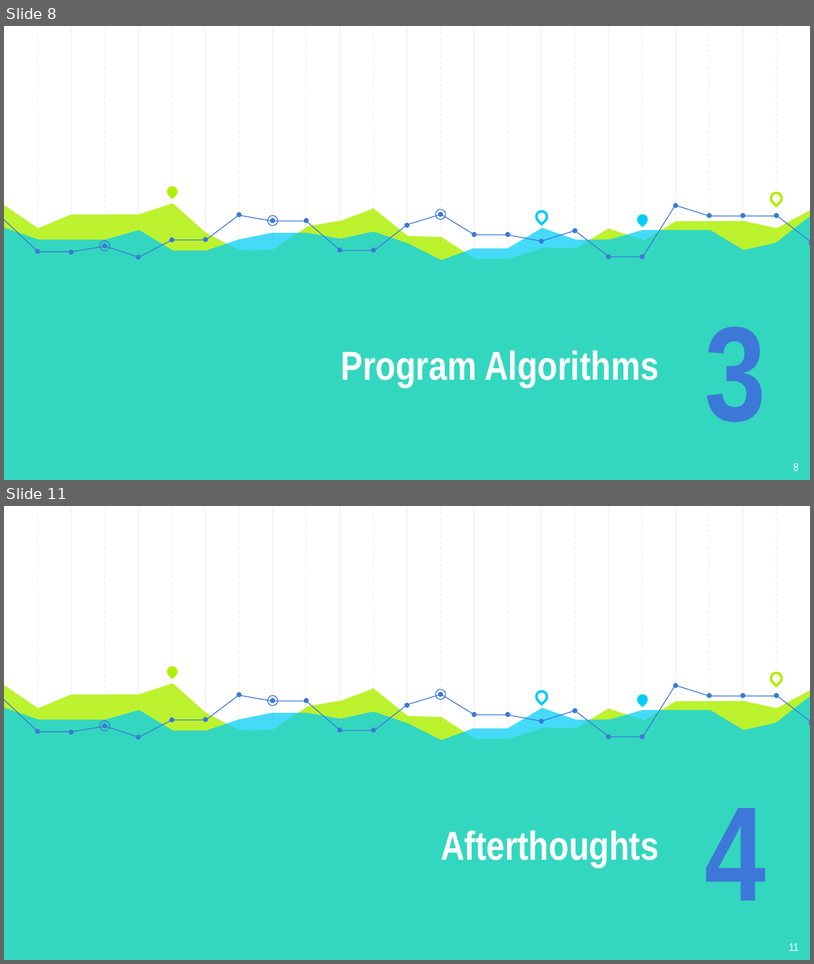
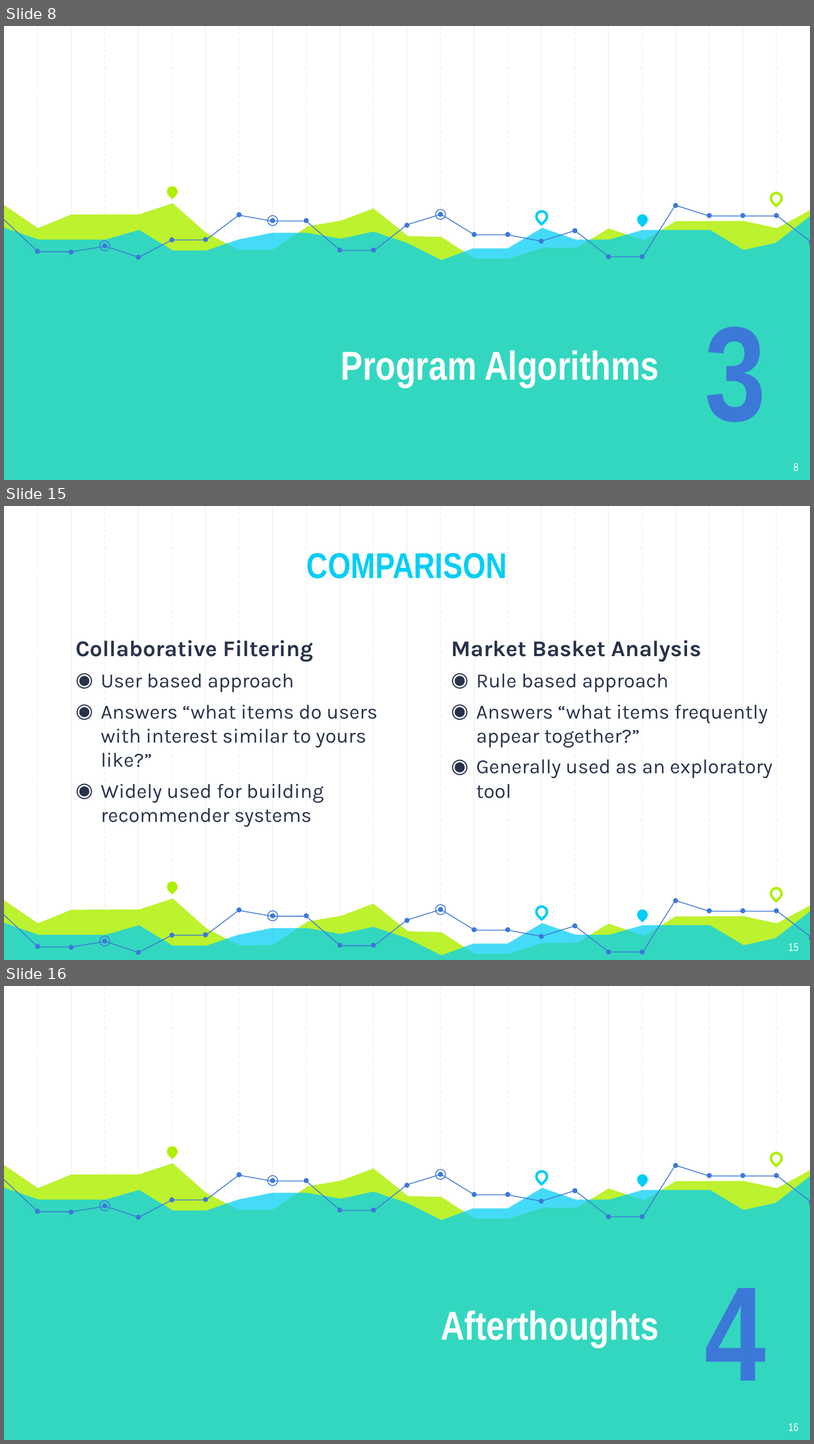
Before and after one commit to Andyayk/app, a slide deck: Graph Based Search.pptx. Shown one above the other, each under a label of ours: slides 8 and 11 before the commit, slides 8, 15 and 16 after it; the slides between them are not shown. The pictures are 814x964 and 814x1444 pixels, drawn with LibreOffice and Linux fonts; fonts in the diff are those of the drawing. Boxes give left, top, right and bottom in pixels: in the first picture for what was removed or moved away, otherwise in the second. Text is boxed around its words. In the diff, an @@ line names an element or a change of style, - is before the commit and + after.

```diff
--- a/Graph Based Search.pptx
+++ b/Graph Based Search.pptx
@@ slide 15 added at (4,506,810,960), background #FFFFFF; not listed: 23 template elements that a slide beside it also shows @@
@@ text added at (307,553,507,579), 32 pt, text #00CEF6, bold @@
+COMPARISON
@@ text added at (75,640,378,827), 18 pt, text #28324A @@
+Collaborative Filtering
+◉ User based approach
+◉ Answers “what items do users with interest similar to yours like?”
+◉ Widely used for building recommender systems
@@ text added at (451,640,773,798), 18 pt, text #28324A @@
+Market Basket Analysis
+◉ Rule based approach
+◉ Answers “what items frequently appear together?”
+◉ Generally used as an exploratory tool
@@ teardrop added at (165,879,180,894), fill #AFF000 @@
@@ freeform shape added at (4,898,810,960), fill #AFF000 at 82% opacity @@
@@ freeform shape added at (374,900,676,952), outline #3C78D8 0.75 pt @@
@@ freeform shape added at (677,900,810,937), outline #3C78D8 0.75 pt @@
@@ teardrop added at (769,885,783,900), outline #AFF000 2.25 pt @@
@@ freeform shape added at (4,910,810,960), fill #00CEF6 at 73% opacity @@
@@ freeform shape added at (4,910,374,952), outline #3C78D8 0.75 pt @@
@@ ellipse added at (267,911,278,921), outline #3C78D8 0.75 pt @@
@@ ellipse added at (435,904,446,915), outline #3C78D8 0.75 pt @@
@@ teardrop added at (534,904,549,919), outline #00CEF6 2.25 pt @@
@@ teardrop added at (635,907,650,922), fill #00CEF6 @@
@@ ellipse added at (100,936,110,946), outline #3C78D8 0.75 pt @@
@@ group added at (35,898,810,954): 24 ellipses @@
@@ page number added at (789,943,799,951), 10 pt, text #FFFFFF @@
+15
@@ what was slide 11 is now slide 16 @@
@@ page number at (789,1423,799,1431): text changed @@
-11
+16
```
Also in this commit, not shown: 8 slides changed, 5 other slides added, 2 slides removed.
